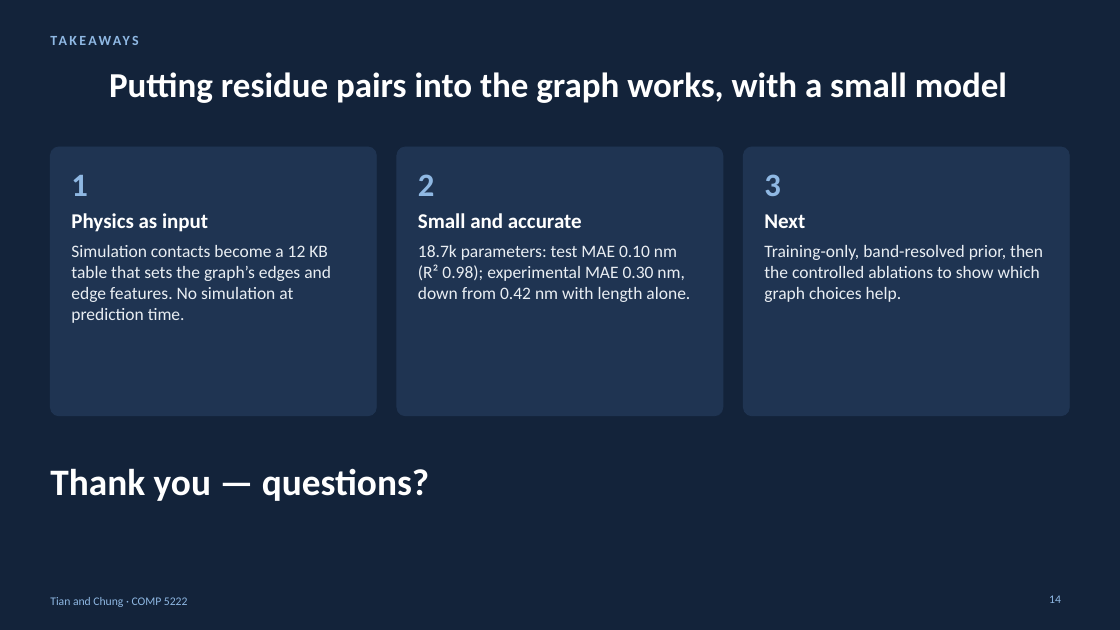
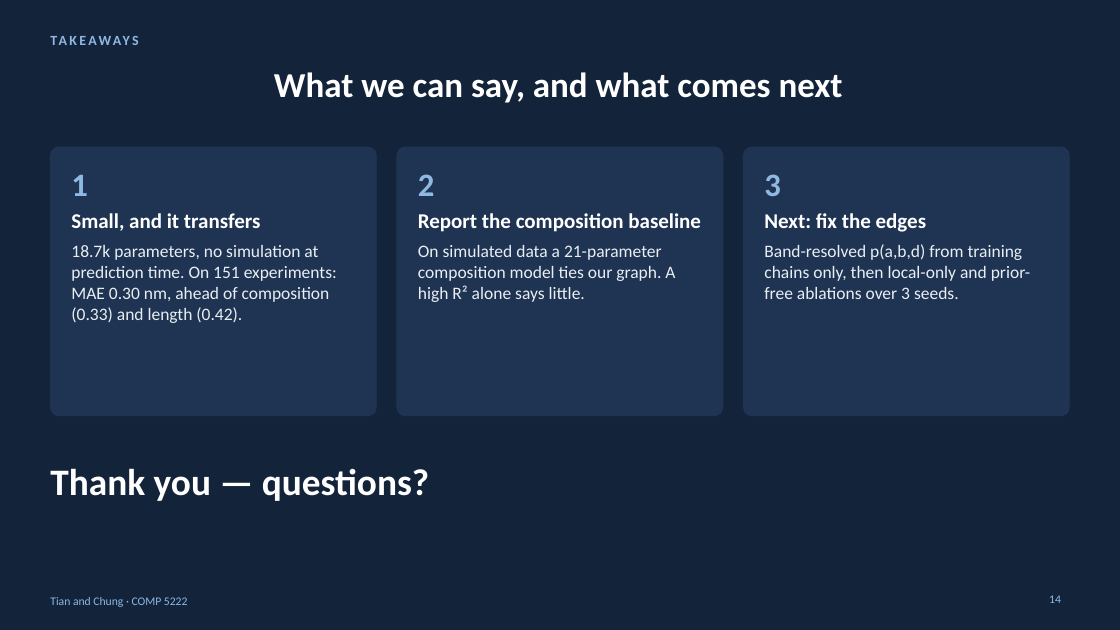
Before and after one commit to Andychung1229/claudev2, a slide deck: slide 14 of comp5222-presentation/ContactGAT_talk.pptx. Drawn at 1120x630 pixels with LibreOffice and Linux fonts; fonts in the diff are those of the drawing. Boxes give left, top, right and bottom in pixels: in the first picture for what was removed or moved away, otherwise in the second. Text is boxed around its words. In the diff, an @@ line names an element or a change of style, - is before the commit and + after.

```diff
--- a/comp5222-presentation/ContactGAT_talk.pptx
+++ b/comp5222-presentation/ContactGAT_talk.pptx
@@ title at [274,72,843,103]: text changed @@
-Putting residue pairs into the graph works, with a small model
+What we can say, and what comes next
@@ text at [71,213,337,323]: text changed @@
-Physics as input
-Simulation contacts become a 12 KB table that sets the graph’s edges and edge features. No simulation at prediction time.
+Small, and it transfers
+18.7k parameters, no simulation at prediction time. On 151 experiments: MAE 0.30 nm, ahead of composition (0.33) and length (0.42).
@@ text at [418,213,701,302]: text changed @@
-Small and accurate
-18.7k parameters: test MAE 0.10 nm (R² 0.98); experimental MAE 0.30 nm, down from 0.42 nm with length alone.
+Report the composition baseline
+On simulated data a 21-parameter composition model ties our graph. A high R² alone says little.
@@ text at [764,213,1030,299]: text changed @@
-Next
-Training-only, band-resolved prior, then the controlled ablations to show which graph choices help.
+Next: fix the edges
+Band-resolved p(a,b,d) from training chains only, then local-only and prior-free ablations over 3 seeds.
```
Also in this commit, not shown: 2 other slides changed, 1 slide added, 1 slide removed, 12 other files.
